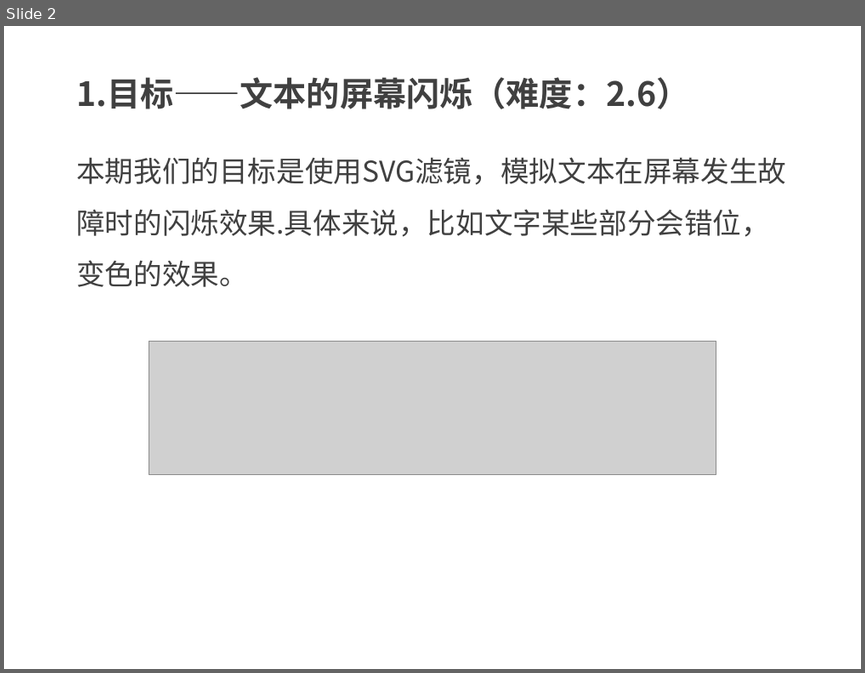
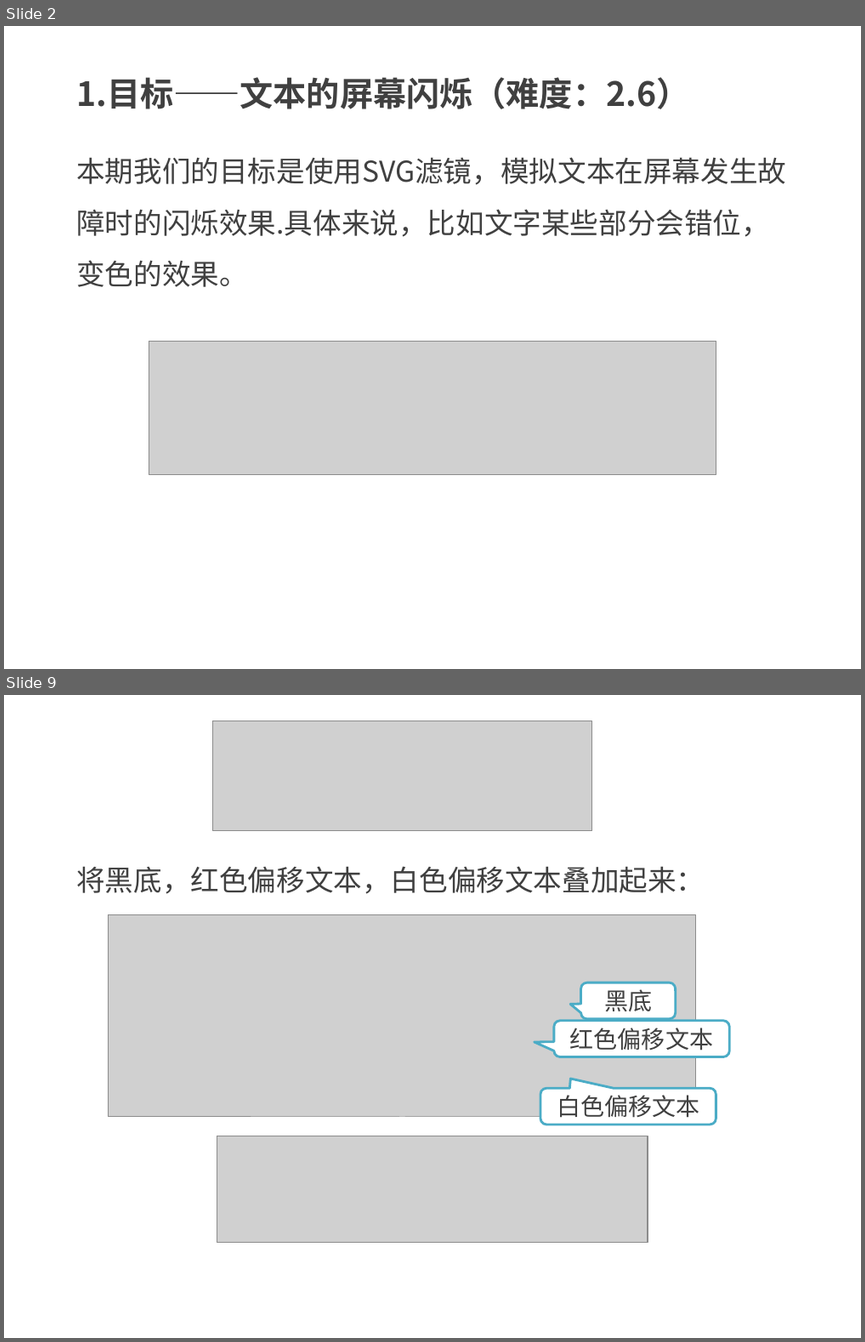
Before and after one commit to kong66/webAni, a slide deck: 17-svg-filter-text-screen/17.pptx. Shown one above the other, each under a label of ours: slide 2 before the commit, slides 2 and 9 after it; the slides between them are not shown. The pictures are 865x673 and 865x1342 pixels, drawn with LibreOffice and Linux fonts; fonts in the diff are those of the drawing; grey boxes stand for pictures. Boxes give left, top, right and bottom in pixels: in the first picture for what was removed or moved away, otherwise in the second. Text is boxed around its words. In the diff, an @@ line names an element or a change of style, - is before the commit and + after.

```diff
--- a/17-svg-filter-text-screen/17.pptx
+++ b/17-svg-filter-text-screen/17.pptx
@@ slide 9 added at [4,695,861,1338], background #FFFFFF @@
@@ picture added at [212,721,591,830] @@
@@ text added at [76,866,704,894], 24 pt, text #404040 @@
+将黑底，红色偏移文本，白色偏移文本叠加起来：
@@ picture added at [109,915,696,1117] @@
@@ rounded speech box added at [580,983,675,1019], fill #FFFFFF, outline #4BACC6 2 pt, 20 pt, text #404040 @@
+黑底
@@ rounded speech box added at [554,1021,730,1056], fill #FFFFFF, outline #4BACC6 2 pt, 20 pt, text #404040 @@
+红色偏移文本
@@ rounded speech box added at [540,1089,716,1124], fill #FFFFFF, outline #4BACC6 2 pt, 20 pt, text #404040 @@
+白色偏移文本
@@ picture added at [217,1135,647,1242] @@
```
Also in this commit, not shown: 3 slides changed, 8 other slides added, 2 slides removed, 1 other file.
